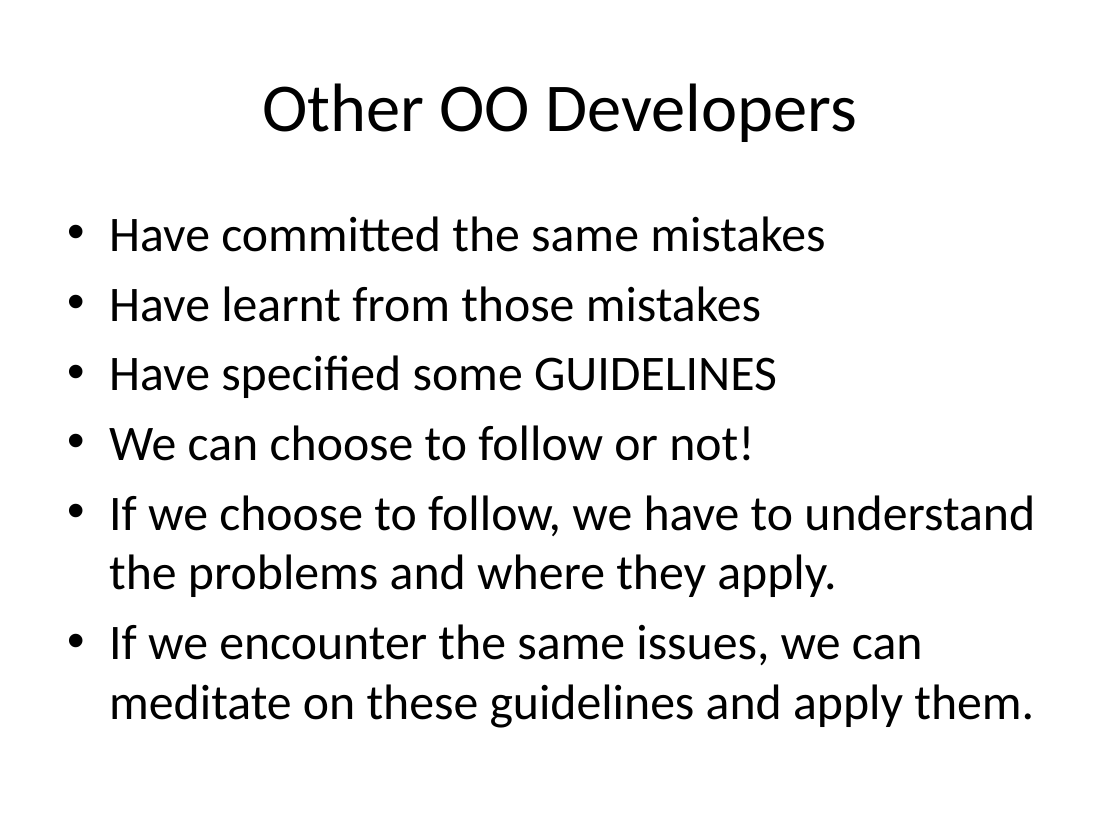
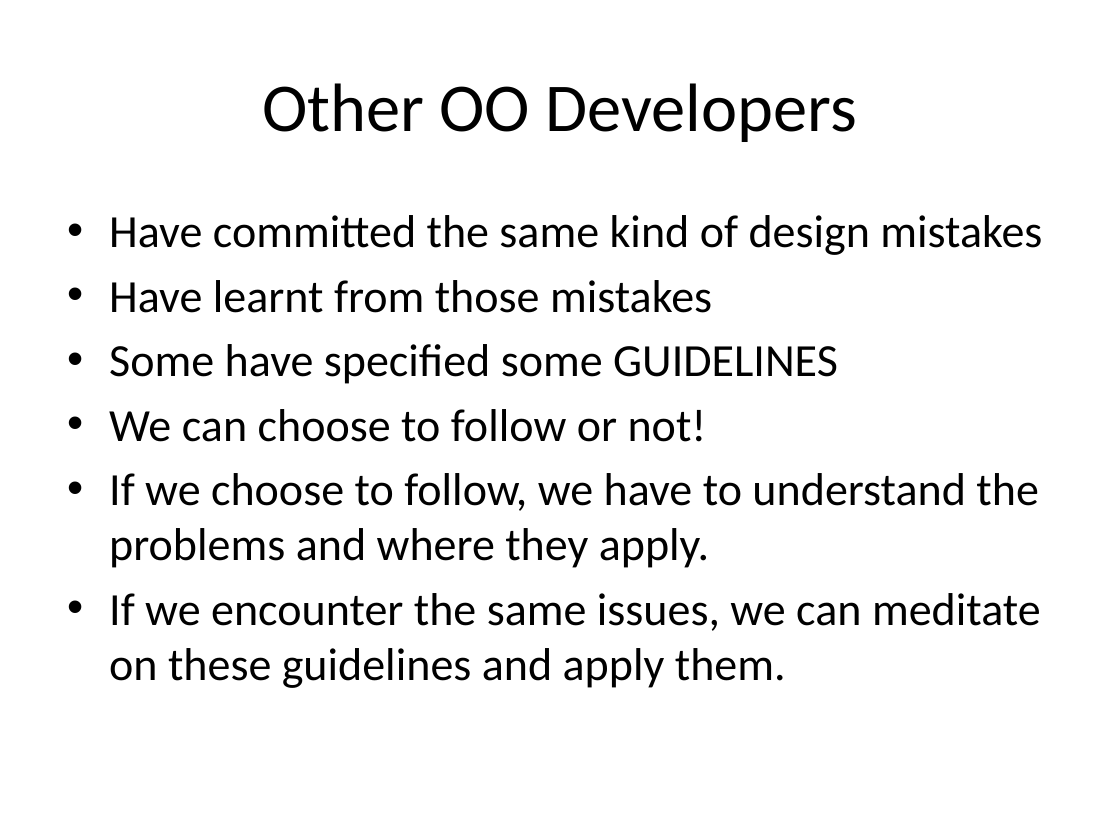
Before and after one commit to sameeri/solid, a slide deck: slide 23 of SOLID Principles of OOD v2.pptx (slide 21 before the commit). Drawn at 1120x840 pixels with LibreOffice and Linux fonts; fonts in the diff are those of the drawing. Boxes give left, top, right and bottom in pixels: in the first picture for what was removed or moved away, otherwise in the second. Text is boxed around its words. In the diff, an @@ line names an element or a change of style, - is before the commit and + after.

```diff
--- a/SOLID Principles of OOD v2.pptx
+++ b/SOLID Principles of OOD v2.pptx
@@ text at bbox=[109, 215, 1042, 255]: text changed; size 32 to 29.6 pt @@
-• Have committed the same mistakes
+• Have committed the same kind of design mistakes
@@ text at bbox=[109, 280, 1041, 688]: size 32 to 29.6 pt in "Have learnt from those mistakes", "We can choose to follow or not!", "If we choose to follow, we have ...", "If we encounter the same issues, we ..." @@
@@ text at bbox=[109, 344, 838, 384]: text changed; size 32 to 29.6 pt @@
-• Have specified some GUIDELINES
+• Some have specified some GUIDELINES
```
Also in this commit, not shown: 10 other slides changed, 10 slides added, 5 slides removed.
